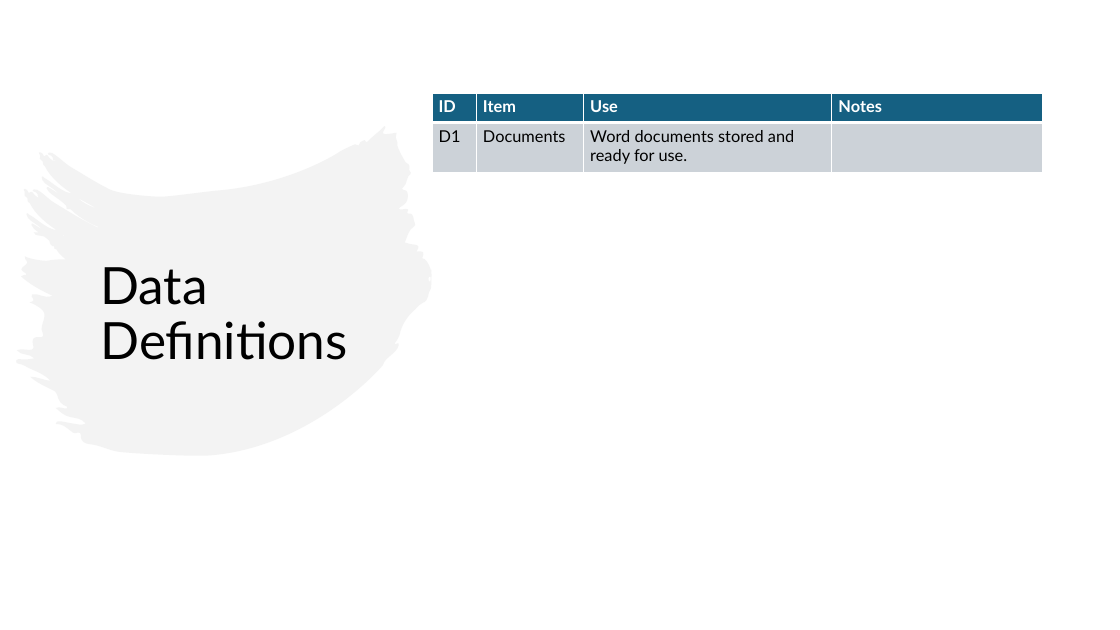
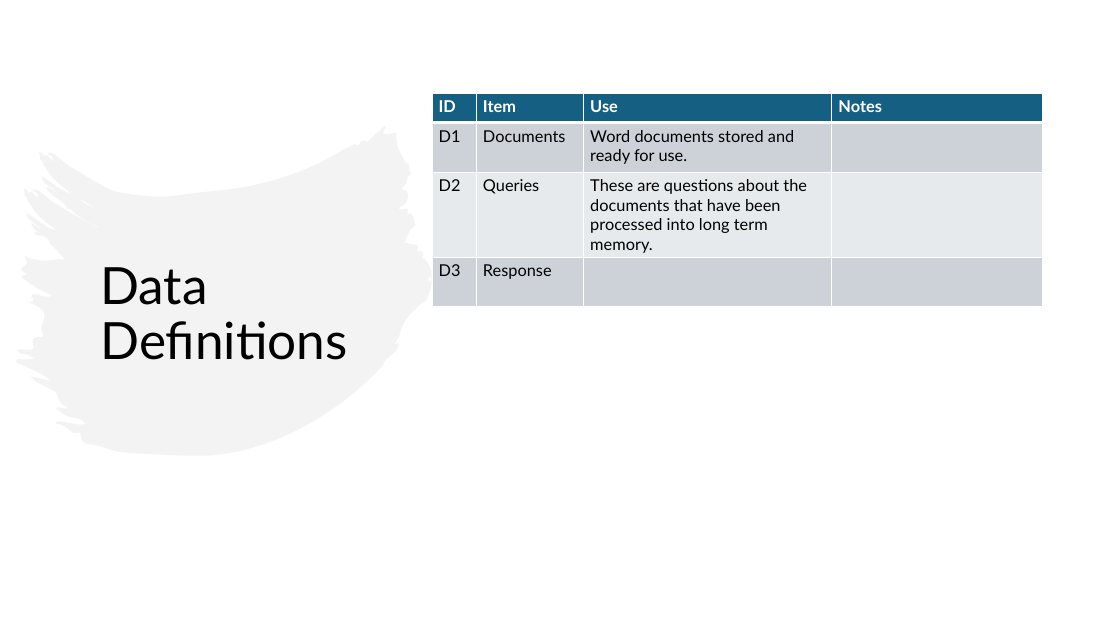
Before and after one commit to OwlSaver/GWU, a slide deck: slide 6 of Praxis/Advisor/Session 7/Wacey Michal Praxis Methodology V2.pptx. Drawn at 1120x630 pixels with LibreOffice and Linux fonts; fonts in the diff are those of the drawing. Boxes give left, top, right and bottom in pixels: in the first picture for what was removed or moved away, otherwise in the second. Text is boxed around its words. In the diff, an @@ line names an element or a change of style, - is before the commit and + after.

```diff
--- a/Praxis/Advisor/Session 7/Wacey Michal Praxis Methodology V2.pptx
+++ b/Praxis/Advisor/Session 7/Wacey Michal Praxis Methodology V2.pptx
@@ table at (x1=432, y1=93, x2=1044, y2=307) @@
+row 3: D2 | Queries | These are questions about the documents that have been processed into long term memory. | 
+row 4: D3 | Response |  | 
```
Also in this commit, not shown: 6 other slides changed, 1 slide added, 1 slide removed, 3 other files.
